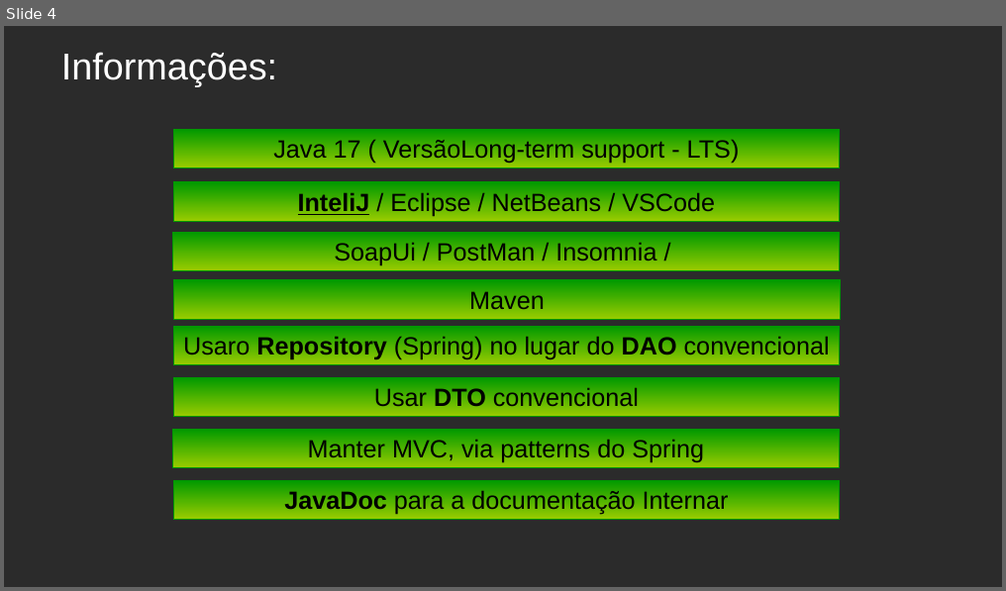
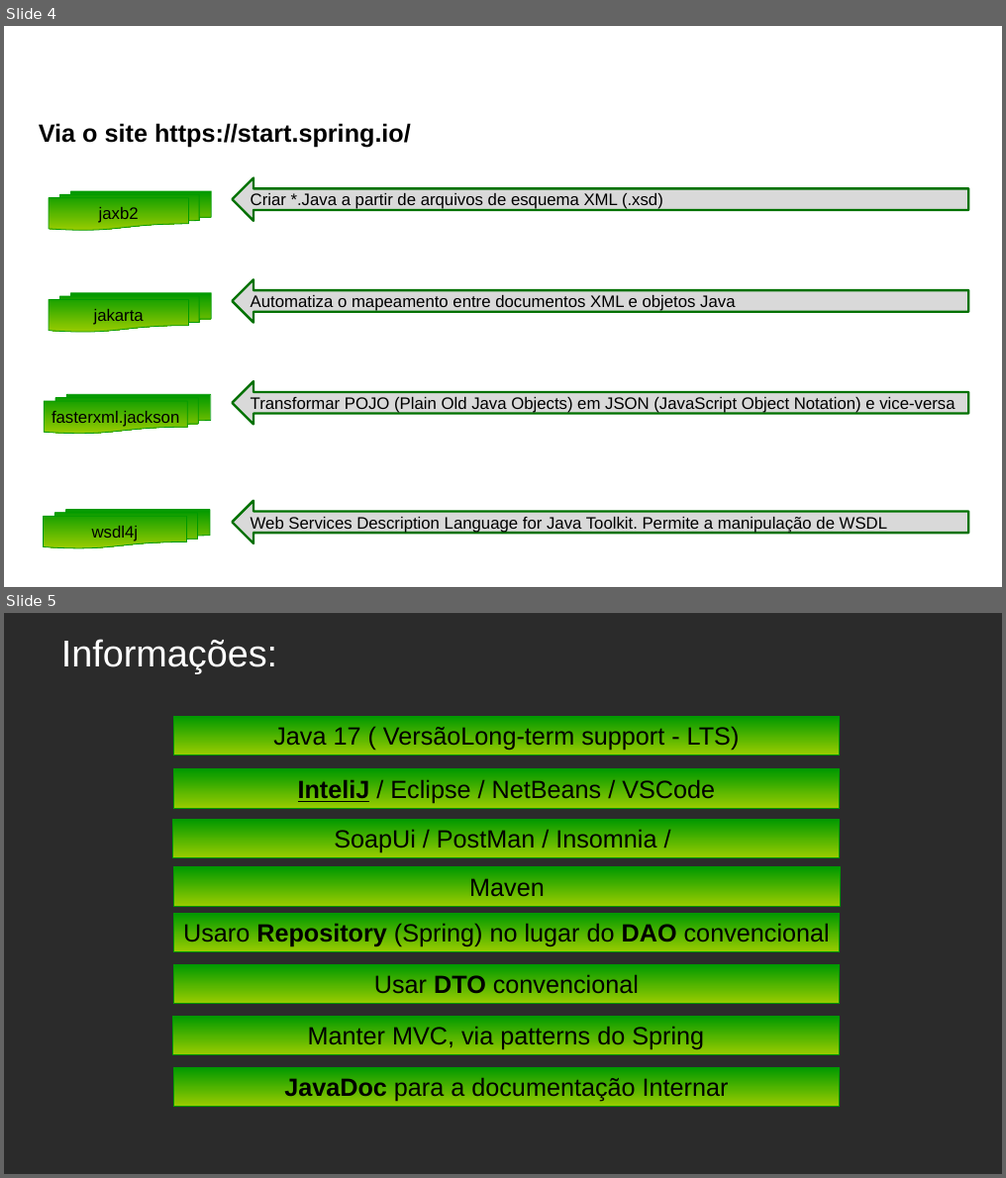
Before and after one commit to michelmontenegro/projeto, a slide deck: src/main/resources/static/ArquiteturaProjeto/ArquiteturaModeloProjetoSpringBoot.pptx. Shown one above the other, each under a label of ours: slide 4 before the commit, slides 4 and 5 after it. The pictures are 1006x591 and 1006x1178 pixels, drawn with LibreOffice and Linux fonts; fonts in the diff are those of the drawing; background and template pictures are left out; a plain dark background stands for a picture behind light text. Boxes give left, top, right and bottom in pixels: in the first picture for what was removed or moved away, otherwise in the second. Text is boxed around its words. In the diff, an @@ line names an element or a change of style, - is before the commit and + after.

```diff
--- a/src/main/resources/static/ArquiteturaProjeto/ArquiteturaModeloProjetoSpringBoot.pptx
+++ b/src/main/resources/static/ArquiteturaProjeto/ArquiteturaModeloProjetoSpringBoot.pptx
@@ slide 4 added at <box>4,26,1002,587</box>, background picture (left out) @@
@@ title added at <box>31,41,930,89</box>, 32 pt, text #FFFFFF @@
+SpringBoot: Configuração Inicial - Dependencias
@@ text added at <box>39,123,411,148</box>, 24 pt, text #000000, bold @@
+Via o site https://start.spring.io/
@@ flow chart multidocument added at <box>49,191,211,230</box>, fill gradient #009900 to #99CC00, outline #009900 0.75 pt, 16 pt, text #000000 @@
+jaxb2
@@ left arrow added at <box>233,178,969,221</box>, fill #D9D9D9, outline #007100 2.25 pt, 16 pt, text #000000 @@
+Criar *.Java a partir de arquivos de esquema XML (.xsd)
@@ left arrow added at <box>233,279,969,322</box>, fill #D9D9D9, outline #007100 2.25 pt, 16 pt, text #000000 @@
+Automatiza o mapeamento entre documentos XML e objetos Java
@@ flow chart multidocument added at <box>49,293,211,332</box>, fill gradient #009900 to #99CC00, outline #009900 0.75 pt, 16 pt, text #000000 @@
+jakarta
@@ left arrow added at <box>233,381,969,424</box>, fill #D9D9D9, outline #007100 2.25 pt, 16 pt, text #000000 @@
+Transformar POJO (Plain Old Java Objects) em JSON (JavaScript Object Notation) e vice-versa
@@ flow chart multidocument added at <box>44,394,211,433</box>, fill gradient #009900 to #99CC00, outline #009900 0.75 pt, 16 pt, text #000000 @@
+fasterxml.jackson
@@ flow chart multidocument added at <box>43,509,210,549</box>, fill gradient #009900 to #99CC00, outline #009900 0.75 pt, 16 pt, text #000000 @@
+wsdl4j
@@ left arrow added at <box>233,501,969,544</box>, fill #D9D9D9, outline #007100 2.25 pt, 16 pt, text #000000 @@
+Web Services Description Language for Java Toolkit. Permite a manipulação de WSDL
@@ what was slide 4 is now slide 5 @@
```
Also in this commit, not shown: 3 slides changed, 1 other file.
